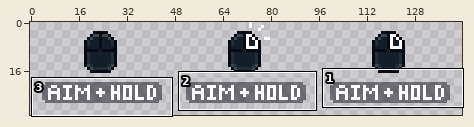
Sprite sheet, stored at assets/sprites/UI/Mouse/Aim-sheet.png. Above, an overview of the earlier version with the close-up marked.
Close-up. As it was:
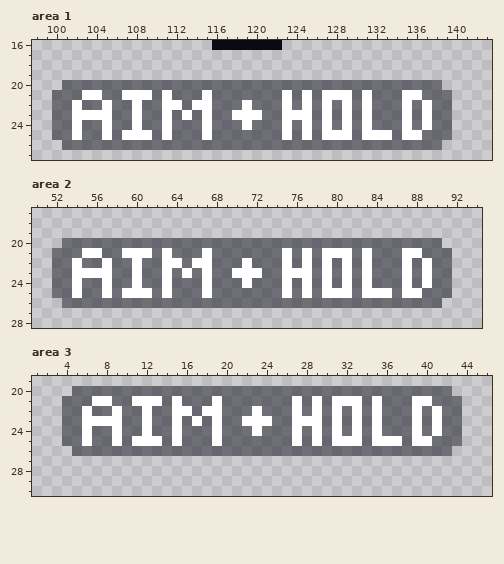
The file is 144x32 pixels. Shown: area 1: x 98..143, y 16..27; area 2: x 50..94, y 17..28; area 3: x 1..46, y 19..30. The wide view leaves out empty margins.
New version:
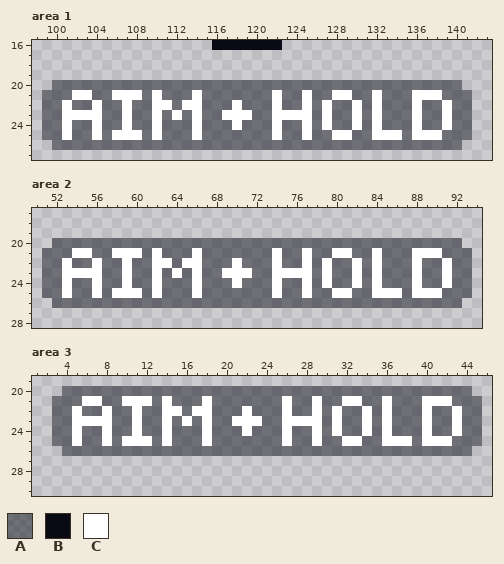
Palette (. is transparent): A #090a147a  B #090a14  C #ffffff
The exact change:
Changed rows in their new state; - is an unchanged pixel.
Area 1:
first column x 99:
20 -A--------------------------------------AA-
21 A--C-A-C--ACA--CA------CA---A---AC--A-CC-AA
22 A-CA-CA-CA-C-AC-A--CA--CA-----ACAC--ACA-CAA
23 A-C---A-CA-CACACA-C--A-C------ACAC--ACA-CAA
24 A-CA-CA-CA-CA--CA--CA--CA-----ACAC--ACA-CAA
25 A-CA-CAC--ACA--CA------CA---A---A--CA-CC-AA
26 -A--------------------------------------AA-
Area 2:
first column x 51:
20 -A--------------------------------------AA-
21 A--C-A-C--ACA--CA------CA---A---AC--A-CC-AA
22 A-CA-CA-CA-C-AC-A--CA--CA-----ACAC--ACA-CAA
23 A-C---A-CA-CACACA-C--A-C------ACAC--ACA-CAA
24 A-CA-CA-CA-CA--CA--CA--CA-----ACAC--ACA-CAA
25 A-CA-CAC--ACA--CA------CA---A---A--CA-CC-AA
26 -A--------------------------------------AA-
Area 3:
first column x 3:
20 -A--------------------------------------AA-
21 A--C-A-C--ACA--CA------CA---A---AC--A-CC-AA
22 A-CA-CA-CA-C-AC-A--CA--CA-----ACAC--ACA-CAA
23 A-C---A-CA-CACACA-C--A-C------ACAC--ACA-CAA
24 A-CA-CA-CA-CA--CA--CA--CA-----ACAC--ACA-CAA
25 A-CA-CAC--ACA--CA------CA---A---A--CA-CC-AA
26 -A--------------------------------------AA-
Changed places in both close-ups, as pixel boxes (x1, y1, x2, y2):
changed: (42, 80, 472, 150)
changed: (42, 238, 472, 308)
changed: (52, 386, 302, 456)
changed: (332, 386, 482, 456)
